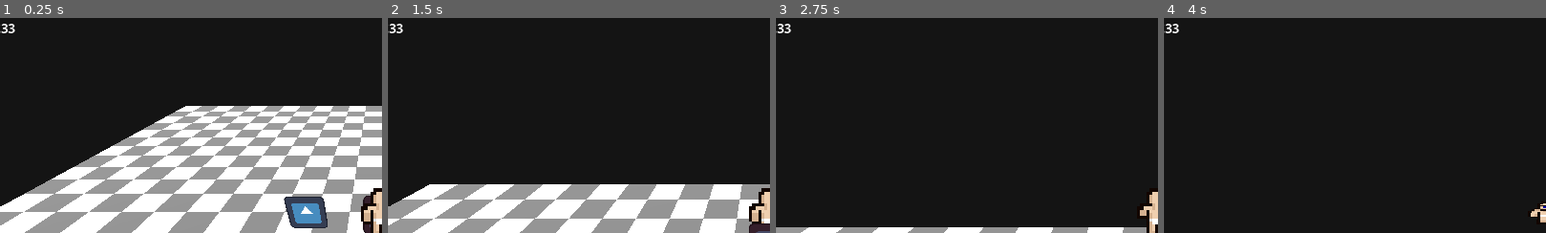
Above: before the commit, frames 1-4 (left to right).
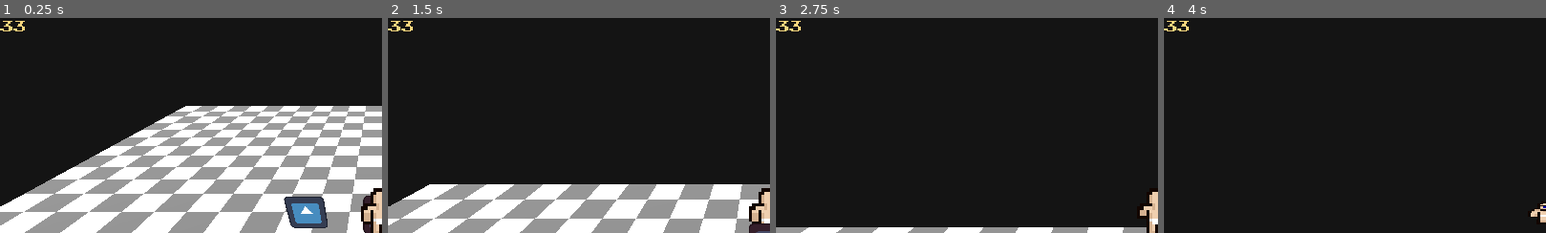
Above: after the commit, the same moments.

Repository: jacob-herrera/LD55
Game: Godot game, scene res://scenes/game.tscn
Same seed, same stepped clock (60 frames per second), same inputs: the game is played once before the commit and once after it. The engine's default icon, where the game draws it, is replaced by a stand-in: a white triangle on a blue panel in a dark square.
Inputs:
- Up to frame 1 (0.25 s): no input
- Up to frame 2 (1.5 s): tap Enter at 0.5 s; hold W (move_forward) from 0.53 s (still down); tap F (pickup) at 0.6, 1.35 s; tap Space (jump) at 0.77 s
- Up to frame 3 (2.75 s): keep holding W (move_forward); tap Space (jump) at 1.52 s; tap F (pickup) at 2.1 s
- Up to frame 4 (4 s): keep holding W (move_forward); tap Space (jump) at 2.75, 3.02, 3.77 s; tap F (pickup) at 2.85, 3.6 s
The pictures show only the part of the screen within x 0-50%, y 0-50%; the shares and areas given below are measured in that part.

The runs differ from the first frame. In frame 1, 0.2% of the frame differs, in the area x 0-7%, y 1-8%; in frame 2, 0.2%; in frame 3, 0.2%; in frame 4, 0.2%.

Commit message:
Update game.tscn

Diff:
--- a/scenes/game.tscn
+++ b/scenes/game.tscn
@@ -8,6 +8,7 @@
 [ext_resource type="Texture2D" uid="uid://2ljib8g6rii4" path="res://assets/shadow.png" id="6_003y4"]
 [ext_resource type="Script" path="res://scripts/carriable.gd" id="7_l8dio"]
 [ext_resource type="Script" path="res://scripts/summon.gd" id="8_015lv"]
+[ext_resource type="FontFile" uid="uid://ey5uk5evoi8o" path="res://assets/nes.ttf" id="9_8g1ti"]
 [ext_resource type="Script" path="res://scripts/coins.gd" id="9_ioesj"]
 [ext_resource type="PackedScene" uid="uid://muhjc2nl2al" path="res://scenes/character.tscn" id="10_kn88i"]
 
@@ -69,17 +70,6 @@
 [sub_resource type="BoxShape3D" id="BoxShape3D_eok7l"]
 size = Vector3(0.5, 0.75, 0.5)
 
-[sub_resource type="StyleBoxEmpty" id="StyleBoxEmpty_3wifx"]
-
-[sub_resource type="StyleBoxFlat" id="StyleBoxFlat_pbfqa"]
-bg_color = Color(0.286275, 0.611765, 0.968627, 1)
-border_color = Color(0, 0, 0, 1)
-
-[sub_resource type="GDScript" id="GDScript_qya2d"]
-script/source = "extends ProgressBar
-
-"
-
 [node name="game" type="Node3D"]
 metadata/_edit_lock_ = true
 
@@ -202,6 +192,8 @@
 [node name="coins" type="Label" parent="."]
 offset_right = 80.0
 offset_bottom = 23.0
+theme_override_colors/font_color = Color(0.976471, 0.843137, 0.494118, 1)
+theme_override_fonts/font = ExtResource("9_8g1ti")
 text = "Coins"
 script = ExtResource("9_ioesj")
 
Not shown: 1 places in scenes/game.tscn that only renumber resources
